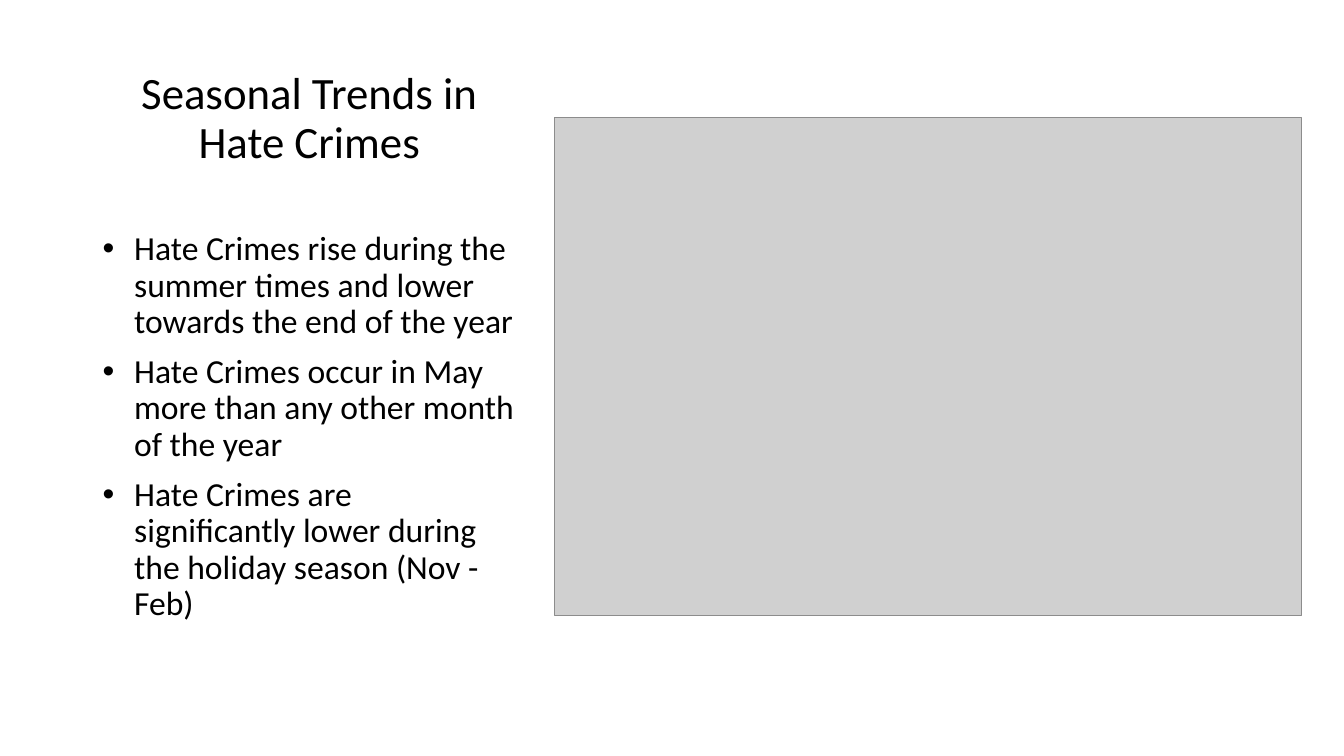
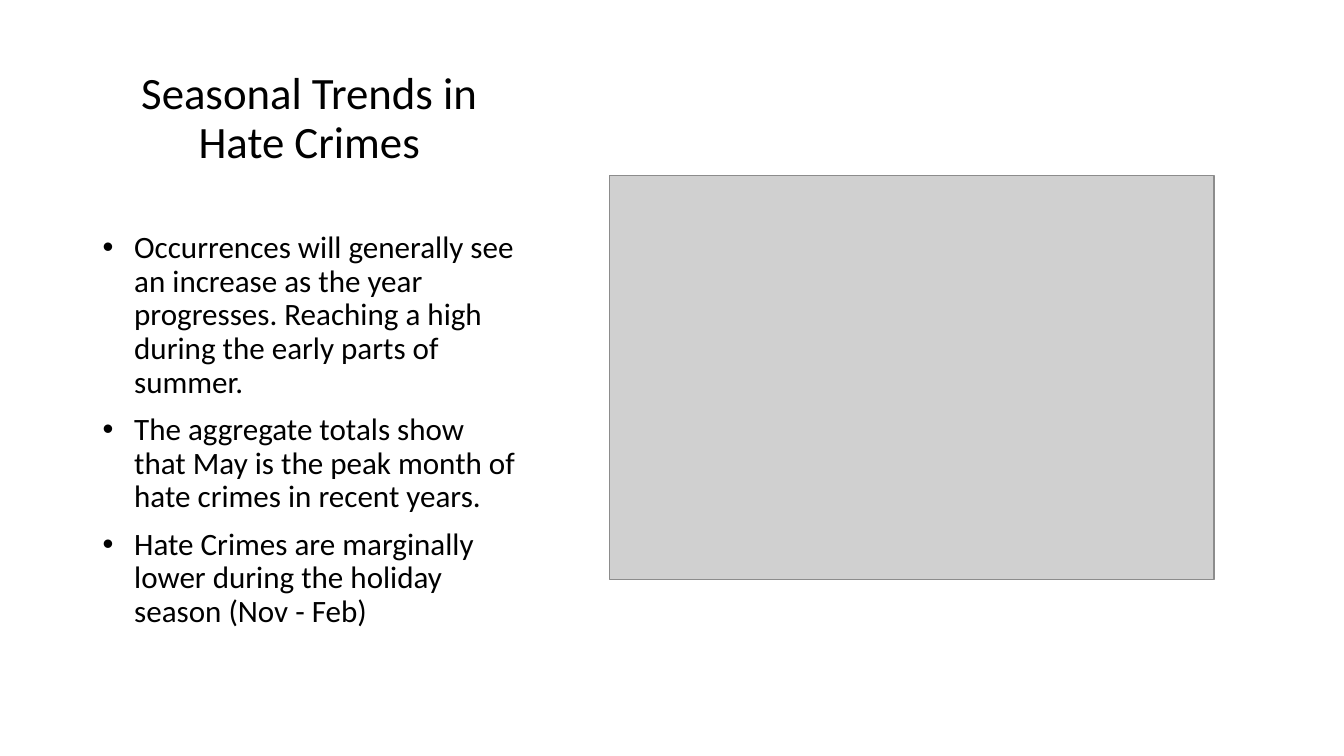
Before and after one commit to gupta-d/Is-hate-crime-on-rise, a slide deck: slide 21 of Hate_Crimes_Data_Analysis_Presentation_DRAFT.pptx (slide 22 before the commit). Drawn at 1344x756 pixels with LibreOffice and Linux fonts; fonts in the diff are those of the drawing; grey boxes stand for pictures. Boxes give left, top, right and bottom in pixels: in the first picture for what was removed or moved away, otherwise in the second. Text is boxed around its words. In the diff, an @@ line names an element or a change of style, - is before the commit and + after.

```diff
--- a/Hate_Crimes_Data_Analysis_Presentation_DRAFT.pptx
+++ b/Hate_Crimes_Data_Analysis_Presentation_DRAFT.pptx
@@ picture resized from (x1=555, y1=118, x2=1302, y2=616) to (x1=609, y1=175, x2=1214, y2=579) @@
@@ text at (x1=134, y1=236, x2=515, y2=626): text changed; size 24 to 22.2 pt @@
-• Hate Crimes rise during the summer times and lower towards the end of the year
-• Hate Crimes occur in May more than any other month of the year
-• Hate Crimes are significantly lower during the holiday season (Nov - Feb)
+• Occurrences will generally see an increase as the year progresses. Reaching a high during the early parts of summer.
+• The aggregate totals show that May is the peak month of hate crimes in recent years.
+• Hate Crimes are marginally lower during the holiday season (Nov - Feb)
```
Also in this commit, not shown: 9 other slides changed, 1 slide added, 2 slides removed, 8 other files.
